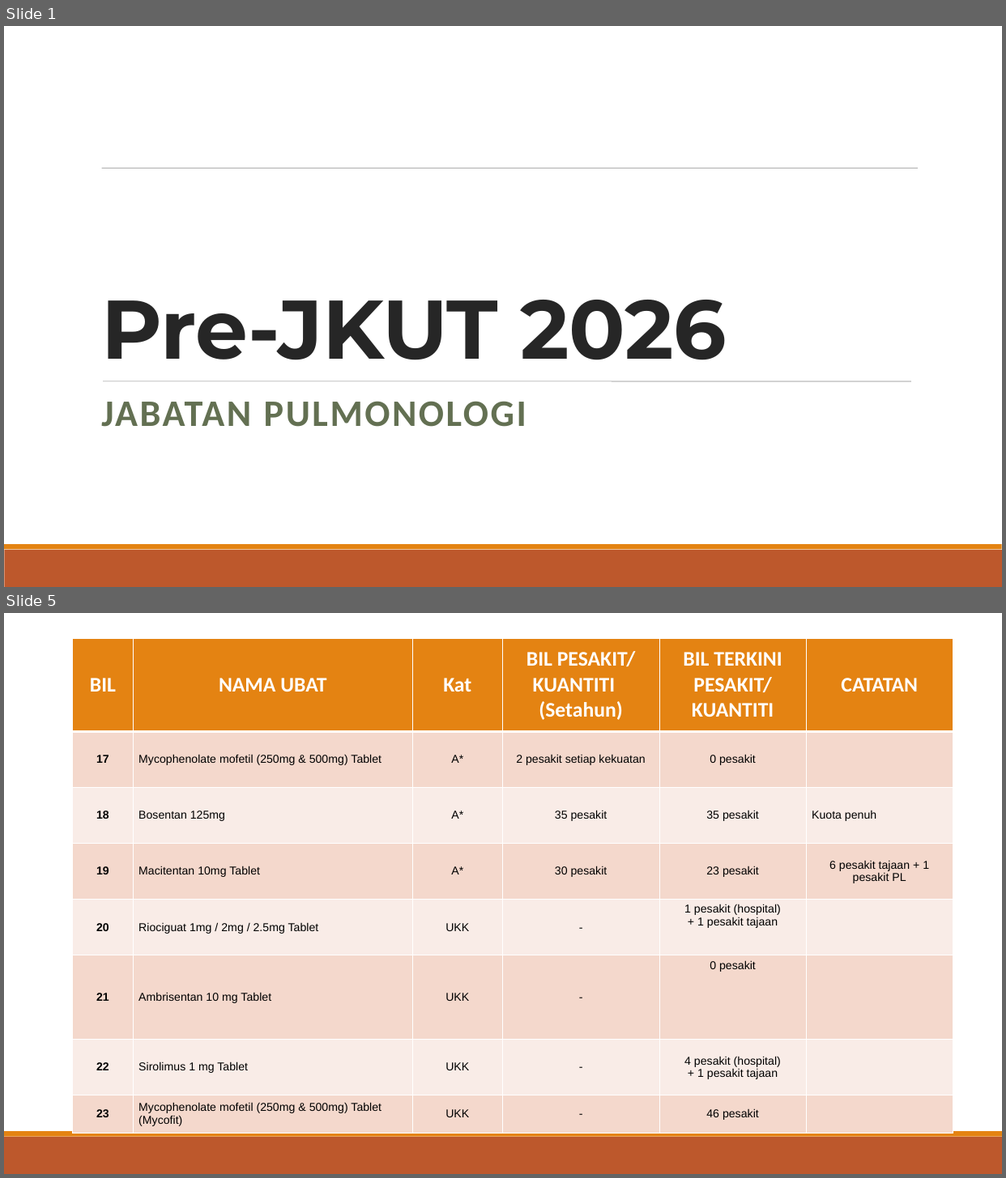
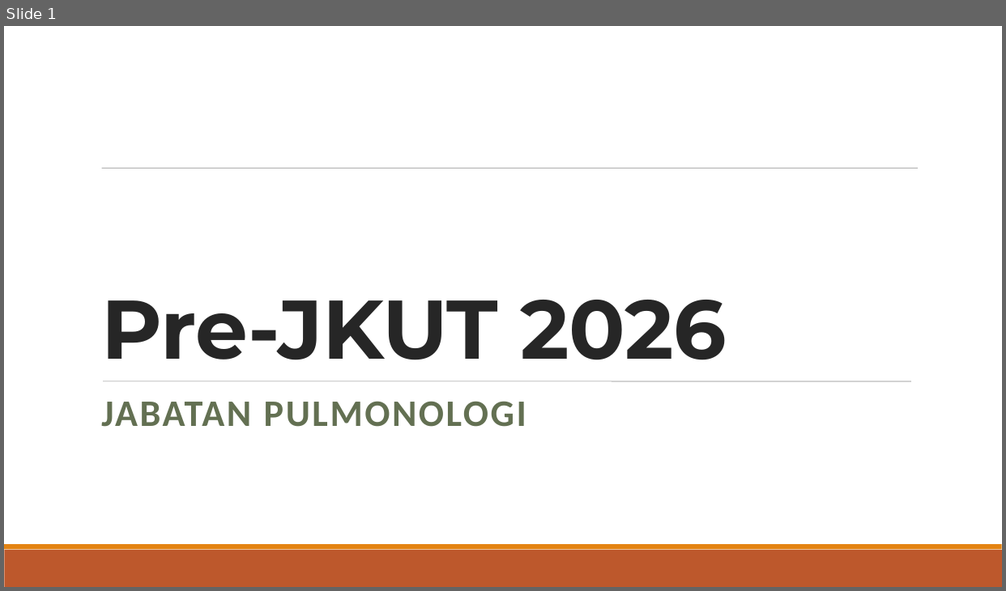
Before and after one commit to JooSzeHao/PUB-Kuota-Discussion, a slide deck: slides/Slide_Pre_JKUT_PULMONOLOGI_Feb_2026_UPDATED.pptx. Shown one above the other, each under a label of ours: slides 1 and 5 before the commit, slide 1 after it; the slides between them are not shown. The pictures are 1006x1178 and 1006x591 pixels, drawn with LibreOffice and Linux fonts; fonts in the diff are those of the drawing. Boxes give left, top, right and bottom in pixels: in the first picture for what was removed or moved away, otherwise in the second. Text is boxed around its words. In the diff, an @@ line names an element or a change of style, - is before the commit and + after.

```diff
--- a/slides/Slide_Pre_JKUT_PULMONOLOGI_Feb_2026_UPDATED.pptx
+++ b/slides/Slide_Pre_JKUT_PULMONOLOGI_Feb_2026_UPDATED.pptx
@@ slide 5 removed at (x1=4, y1=613, x2=1002, y2=1174), background #FFFFFF; not listed: 3 template elements that a slide beside it also shows @@
@@ table removed at (x1=73, y1=638, x2=953, y2=1134), 8 rows, 6 columns @@
-BIL | NAMA UBAT | Kat | BIL PESAKIT/ KUANTITI (Setahun) | BIL TERKINI PESAKIT/ KUANTITI | CATATAN
-17 | Mycophenolate mofetil (250mg & 500mg) Tablet | A* | 2 pesakit setiap kekuatan | 0 pesakit | 
-18 | Bosentan 125mg | A* | 35 pesakit | 35 pesakit | Kuota penuh
-19 | Macitentan 10mg Tablet | A* | 30 pesakit | 23 pesakit | 6 pesakit tajaan + 1 pesakit PL
-20 | Riociguat 1mg / 2mg / 2.5mg Tablet | UKK | - | 1 pesakit (hospital) / + 1 pesakit tajaan | 
-21 | Ambrisentan 10 mg Tablet | UKK | - | 0 pesakit | 
-22 | Sirolimus 1 mg Tablet | UKK | - | 4 pesakit (hospital) / + 1 pesakit tajaan | 
-23 | Mycophenolate mofetil (250mg & 500mg) Tablet (Mycofit) | UKK | - | 46 pesakit | 
```
Also in this commit, not shown: 5 slides changed, 1 slide added, 2 other slides removed.
